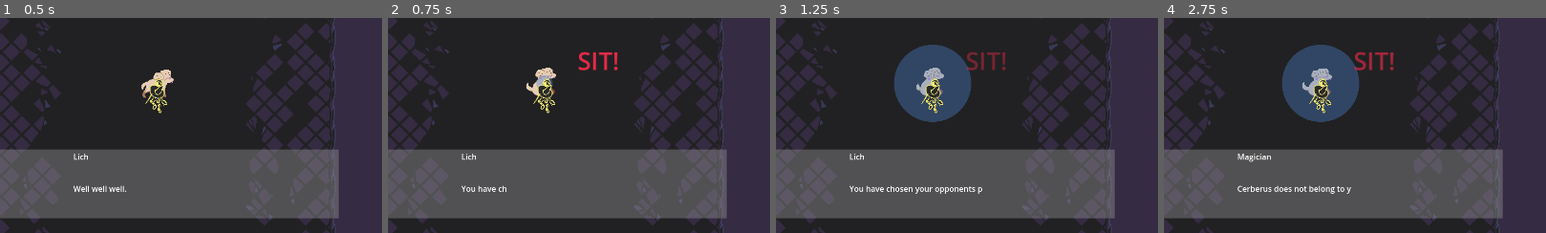
Above: before the commit, frames 1-4 (left to right).
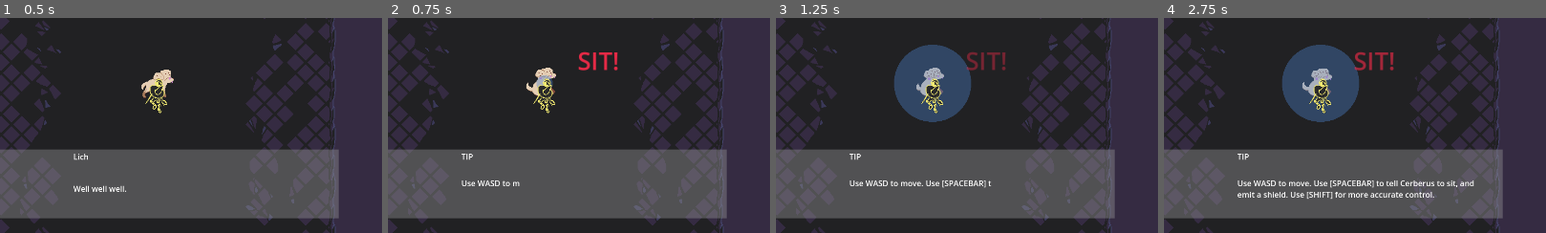
Above: after the commit, the same moments.

Repository: JeppeLindberg/toxic-terror
Game: Godot game, scene res://scenes/main.tscn
Two runs of this game, one before a commit and one after it. Both use one fixed random seed, a clock stepped at 60 frames per second and the inputs below.
Inputs:
- Up to frame 1 (0.5 s): no input
- Up to frame 2 (0.75 s): tap Enter (interact) at 0.5 s; hold D (move_right) from 0.53 s (still down); tap Space (sit) at 0.6 s
- Up to frame 3 (1.25 s): keep holding D (move_right)
- Up to frame 4 (2.75 s): release D (move_right) at 1.28 s; hold S (move_down) 1.28-2.03 s; tap Shift (improve_accuracy) at 1.35 s; tap Space (sit) at 1.55, 2.3 s; hold D (move_right) from 2.03 s (still down); tap Enter (interact) at 2.1 s
The pictures show only the part of the screen within x 30-80%, y 50-100%; the shares and areas given below are measured in that part.

Frame 1 is identical in both runs. In frame 2, 0.5% of the frame differs, in the area x 19-35%, y 63-81%; in frame 3, 1.1%; in frame 4, 2.2%, in the area x 19-82%, y 63-85%.

Commit message:
progress

Diff:
--- a/prefabs/bullet_emitter_wave.tscn
+++ b/prefabs/bullet_emitter_wave.tscn
@@ -8,7 +8,8 @@
 rotation = 1.5708
 script = ExtResource("1_65ya3")
 bullet = ExtResource("2_65ya3")
-base_bullets_per_sec = 1.0
+base_bullets_per_sec = 0.5
+base_charge_dec = 1.0
 
 [node name="pattern" type="Node2D" parent="."]
 script = ExtResource("3_5so0s")
--- a/prefabs/bullet_lich_direct.tscn
+++ b/prefabs/bullet_lich_direct.tscn
@@ -6,9 +6,10 @@
 [sub_resource type="CircleShape2D" id="CircleShape2D_eb6dy"]
 radius = 12.0
 
-[node name="enemy_bullet_1" type="Node2D"]
+[node name="enemy_bullet_pellet" type="Node2D"]
 script = ExtResource("1_l67e3")
 target_layer = 17
+move_speed = 300.0
 
 [node name="sprite" type="Sprite2D" parent="."]
 modulate = Color(0.873722, 0.238019, 0.341468, 1)
--- /dev/null
+++ b/prefabs/bullet_lich_pellet.tscn
@@ -0,0 +1,20 @@
+[gd_scene load_steps=4 format=3 uid="uid://biwce6t6n7t02"]
+
+[ext_resource type="Script" uid="uid://dkkw6sd1syv7x" path="res://scripts/bullet.gd" id="1_nyvyd"]
+[ext_resource type="Texture2D" uid="uid://c0il3jcguwea7" path="res://sprites/circle.png" id="2_ju8hj"]
+
+[sub_resource type="CircleShape2D" id="CircleShape2D_eb6dy"]
+radius = 12.0
+
+[node name="enemy_bullet_1" type="Node2D"]
+script = ExtResource("1_nyvyd")
+target_layer = 17
+
+[node name="sprite" type="Sprite2D" parent="."]
+modulate = Color(0.873722, 0.238019, 0.341468, 1)
+scale = Vector2(0.237959, 0.237959)
+texture = ExtResource("2_ju8hj")
+
+[node name="shape" type="CollisionShape2D" parent="."]
+shape = SubResource("CircleShape2D_eb6dy")
+disabled = true
--- /dev/null
+++ b/prefabs/bullet_lich_roadhog.tscn
@@ -0,0 +1,53 @@
+[gd_scene load_steps=6 format=3 uid="uid://b8h67g2qja75j"]
+
+[ext_resource type="Script" uid="uid://dkkw6sd1syv7x" path="res://scripts/bullet.gd" id="1_srio4"]
+[ext_resource type="Texture2D" uid="uid://c0il3jcguwea7" path="res://sprites/circle.png" id="2_fpiwe"]
+[ext_resource type="Script" uid="uid://b684hk17pb4tp" path="res://scripts/bullet_behaviour_roadhog.gd" id="3_fpiwe"]
+[ext_resource type="PackedScene" uid="uid://biwce6t6n7t02" path="res://prefabs/bullet_lich_pellet.tscn" id="4_j4b8w"]
+
+[sub_resource type="CircleShape2D" id="CircleShape2D_eb6dy"]
+radius = 53.0377
+
+[node name="enemy_bullet_roadhog" type="Node2D"]
+script = ExtResource("1_srio4")
+target_layer = 17
+move_speed = 0.0
+max_lifetime = 30.0
+
+[node name="sprite" type="Sprite2D" parent="."]
+modulate = Color(0.873722, 0.238019, 0.341468, 1)
+scale = Vector2(1.05651, 1.05651)
+texture = ExtResource("2_fpiwe")
+
+[node name="shape" type="CollisionShape2D" parent="."]
+shape = SubResource("CircleShape2D_eb6dy")
+disabled = true
+
+[node name="bullet_behaviour" type="Node2D" parent="."]
+script = ExtResource("3_fpiwe")
+pellet = ExtResource("4_j4b8w")
+
+[node name="Node2D9" type="Node2D" parent="bullet_behaviour"]
+position = Vector2(-27.5774, -27.577)
+
+[node name="Node2D10" type="Node2D" parent="bullet_behaviour"]
+position = Vector2(-39, 0.000259888)
+
+[node name="Node2D11" type="Node2D" parent="bullet_behaviour"]
+position = Vector2(-27.577, 27.5773)
+scale = Vector2(1, 1)
+
+[node name="Node2D12" type="Node2D" parent="bullet_behaviour"]
+position = Vector2(0.000173259, 39)
+
+[node name="Node2D13" type="Node2D" parent="bullet_behaviour"]
+position = Vector2(27.5773, 27.5771)
+
+[node name="Node2D14" type="Node2D" parent="bullet_behaviour"]
+position = Vector2(39, -8.66293e-05)
+
+[node name="Node2D15" type="Node2D" parent="bullet_behaviour"]
+position = Vector2(27.5771, -27.5772)
+
+[node name="Node2D16" type="Node2D" parent="bullet_behaviour"]
+position = Vector2(0, -39)
--- a/prefabs/lich_tier_1.tscn
+++ b/prefabs/lich_tier_1.tscn
@@ -1,9 +1,10 @@
-[gd_scene load_steps=11 format=3 uid="uid://c03qfal3lf4xo"]
+[gd_scene load_steps=12 format=3 uid="uid://c03qfal3lf4xo"]
 
 [ext_resource type="Script" uid="uid://d0c8pwxwabi75" path="res://scripts/tier.gd" id="1_2vsr1"]
 [ext_resource type="Script" uid="uid://043iv0jd846f" path="res://scripts/behaviour.gd" id="2_131e8"]
 [ext_resource type="Script" uid="uid://bvgwp2okbuhhe" path="res://scripts/bullet_emitter.gd" id="3_1dkf0"]
 [ext_resource type="PackedScene" uid="uid://b65fv1ki3ciu0" path="res://prefabs/bullet_emitter_wave.tscn" id="4_cpj5x"]
+[ext_resource type="PackedScene" uid="uid://b8h67g2qja75j" path="res://prefabs/bullet_lich_roadhog.tscn" id="4_mthva"]
 [ext_resource type="Script" uid="uid://bcau0eex44e5i" path="res://scripts/array_copier.gd" id="6_8egbp"]
 [ext_resource type="PackedScene" uid="uid://bbv84r70kvc2s" path="res://prefabs/bullet_lich_last_wish.tscn" id="8_7sll1"]
 [ext_resource type="Script" uid="uid://5rosrjpl8hxe" path="res://scripts/pattern_lich_2.gd" id="9_3igat"]
@@ -16,6 +17,15 @@
 
 [node name="lich_behaviour_1" type="Node2D" parent="."]
 script = ExtResource("2_131e8")
+
+[node name="bullet_emitter_roadhog" type="Node2D" parent="lich_behaviour_1"]
+script = ExtResource("3_1dkf0")
+bullet = ExtResource("4_mthva")
+base_bullets_per_sec = 0.3
+x_follow_player = true
+
+[node name="pattern" type="Node2D" parent="lich_behaviour_1/bullet_emitter_roadhog"]
+script = ExtResource("12_h4yvd")
 
 [node name="wave_emitters" type="Node2D" parent="lich_behaviour_1"]
 position = Vector2(0, -177)
--- /dev/null
+++ b/scripts/bullet_behaviour_roadhog.gd
@@ -0,0 +1,36 @@
+extends Node2D
+
+
+var added_movement = Vector2.ZERO
+
+@onready var main = get_node('/root/main')
+@onready var player = get_node('/root/main/player')
+@onready var bullets = get_node('/root/main/bullets')
+
+@export var speed = 130.0
+@export var spread_after_secs = 3.0
+@export var spread = 0.2
+
+@export var no_of_pellets = 8
+@export var pellet: PackedScene
+
+var spawn_time = 0.0
+
+func _ready() -> void:
+	spawn_time = main.seconds()
+
+func _process(_delta: float) -> void:
+	var bullet_to_player_vec = (player.global_position - global_position).normalized()
+
+	added_movement = bullet_to_player_vec * speed
+
+	if main.seconds() > (spawn_time + 1):
+		var time_charge = main.seconds() - (spawn_time + 1)
+		for child in get_children():
+			var new_pellet = pellet.instantiate()
+			new_pellet.direction = bullet_to_player_vec + (child.position).normalized() * spread
+			bullets.add_child(new_pellet)
+			new_pellet.global_position = child.global_position
+			new_pellet.time_charge = time_charge
+			new_pellet.move()
+		get_parent().queue_free()
--- a/scripts/bullet_emitter.gd
+++ b/scripts/bullet_emitter.gd
@@ -80,10 +80,7 @@
 	if scale_bullets_per_sec_w_damage_taken:
 		calc_bullets_per_sec *= 1.0 - scale_bullets_per_sec_w_damage_taken_node.current_health_dec
 
-	if not manager.simulate:
-		return
-
-	if not emit:
+	if not manager.simulate or not emit:
 		time_charge = base_charge_dec * (1.0 / calc_bullets_per_sec)
 		return
 
--- a/scripts/manager.gd
+++ b/scripts/manager.gd
@@ -27,56 +27,56 @@
 		'speaker': 'Lich',
 		'text': 'Well well well.'
 	},
-	{
-		'type': 'dialog',
-		'speaker': 'Lich',
-		'text': 'You have chosen your opponents poorly, little magician!'
-	},
-	{
-		'type': 'dialog',
-		'speaker': 'Magician',
-		'text': 'Cerberus does not belong to you!'
-	},
-	{
-		'type': 'dialog',
-		'speaker': 'Lich',
-		'text': 'I stole it fair and square!'
-	},
-	{
-		'type': 'dialog',
-		'speaker': 'Lich',
-		'text': 'And besides'
-	},
-	{
-		'type': 'dialog',
-		'speaker': 'Lich',
-		'text': 'I have many more experiments to run on that runt.'
-	},
-	{
-		'type': 'dialog',
-		'speaker': 'Magician',
-		'text': 'I will not allow it! Cerberus is coming with me!'
-	},
-	{
-		'type': 'dialog',
-		'speaker': 'Lich',
-		'text': 'Do not force my hand!'
-	},
-	{
-		'type': 'dialog',
-		'speaker': 'Lich',
-		'text': 'You will hand Cerberus over, or die.'
-	},
-	{
-		'type': 'dialog',
-		'speaker': 'Magician',
-		'text': 'No chance!'
-	},
-	{
-		'type': 'dialog',
-		'speaker': 'Lich',
-		'text': 'So be it.'
-	},
+	# {
+	# 	'type': 'dialog',
+	# 	'speaker': 'Lich',
+	# 	'text': 'You have chosen your opponent poorly, little magician!'
+	# },
+	# {
+	# 	'type': 'dialog',
+	# 	'speaker': 'Magician',
+	# 	'text': 'Cerberus does not belong to you!'
+	# },
+	# {
+	# 	'type': 'dialog',
+	# 	'speaker': 'Lich',
+	# 	'text': 'I stole it fair and square!'
+	# },
+	# {
+	# 	'type': 'dialog',
+	# 	'speaker': 'Lich',
+	# 	'text': 'And besides'
+	# },
+	# {
+	# 	'type': 'dialog',
+	# 	'speaker': 'Lich',
+	# 	'text': 'I have many more experiments to run on that runt.'
+	# },
+	# {
+	# 	'type': 'dialog',
+	# 	'speaker': 'Magician',
+	# 	'text': 'I will not allow it! Cerberus is coming with me!'
+	# },
+	# {
+	# 	'type': 'dialog',
+	# 	'speaker': 'Lich',
+	# 	'text': 'Do not force my hand!'
+	# },
+	# {
+	# 	'type': 'dialog',
+	# 	'speaker': 'Lich',
+	# 	'text': 'You will hand Cerberus over, or die.'
+	# },
+	# {
+	# 	'type': 'dialog',
+	# 	'speaker': 'Magician',
+	# 	'text': 'No chance!'
+	# },
+	# {
+	# 	'type': 'dialog',
+	# 	'speaker': 'Lich',
+	# 	'text': 'So be it.'
+	# },
 	{
 		'type': 'dialog',
 		'speaker': 'TIP',
Not shown, added: scripts/bullet_behaviour_roadhog.gd.uid
